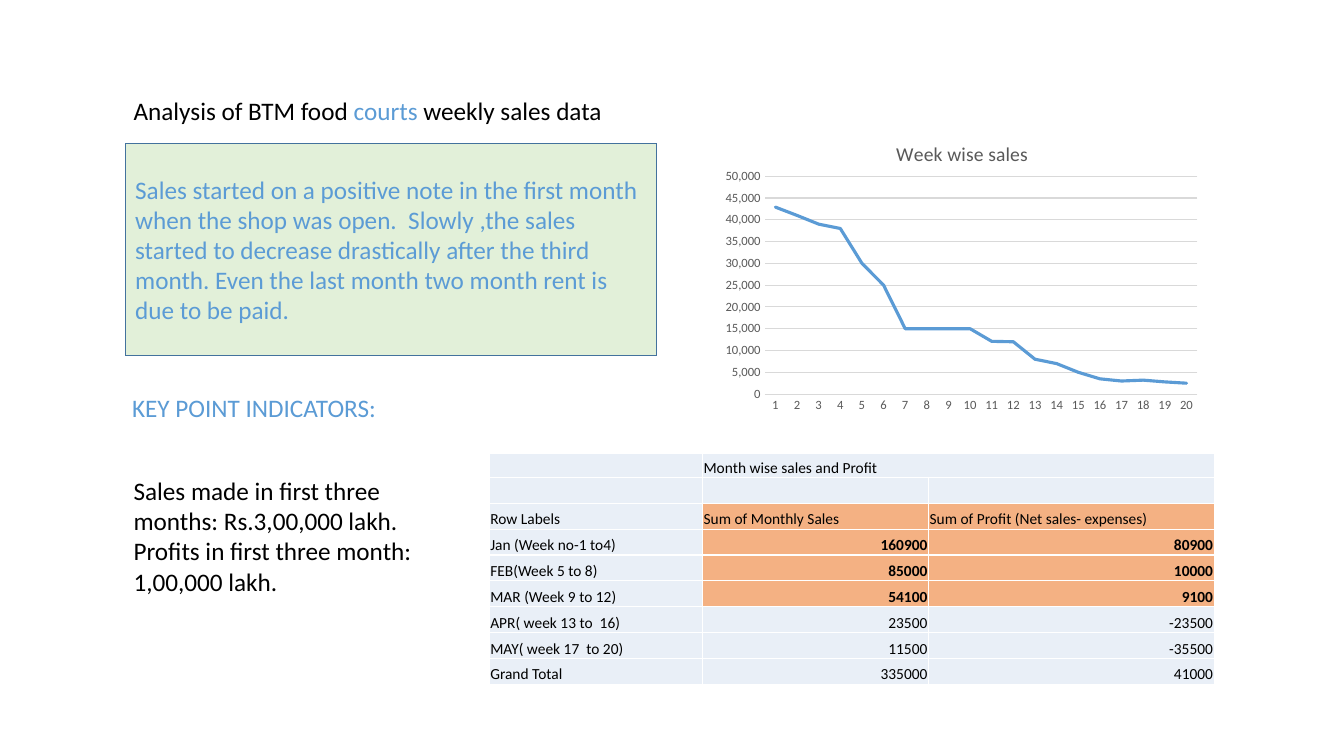
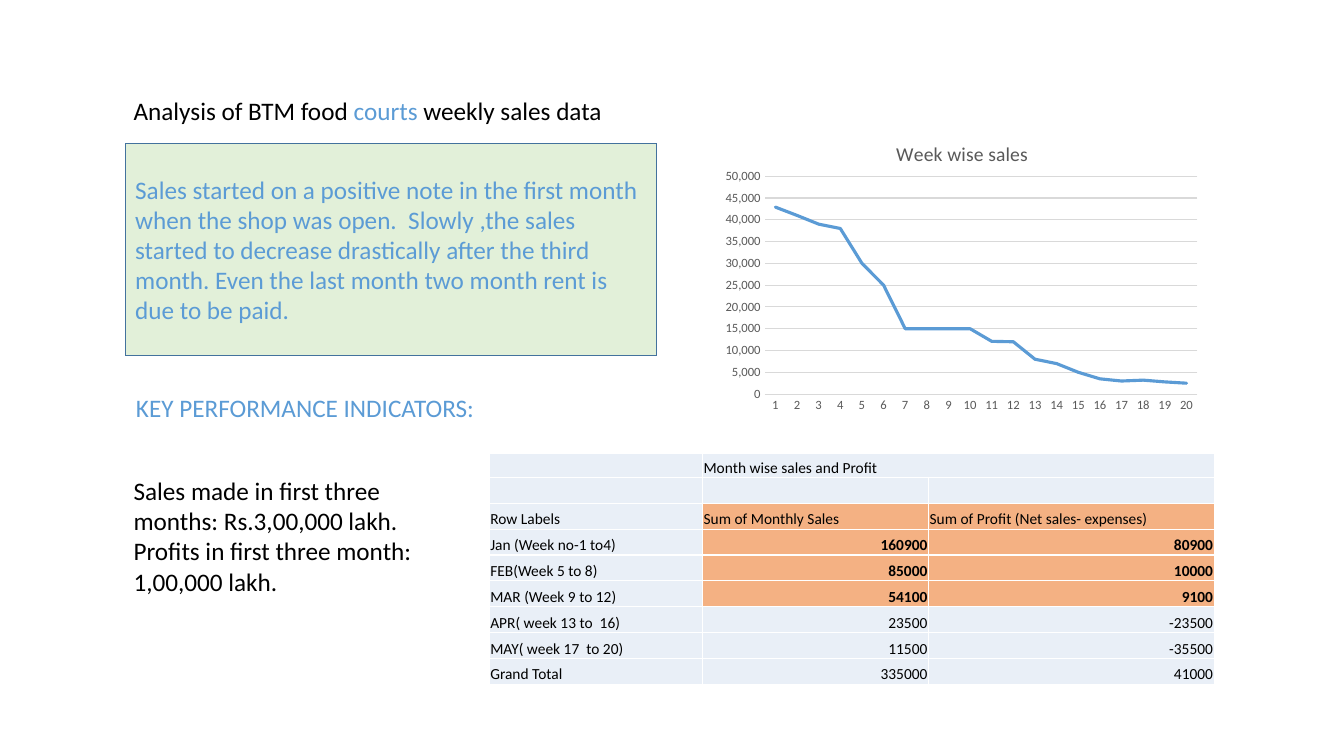
Before and after one commit to varshiniece/use_casestudy_FastfoodBiz, a slide deck: slide 3 of casestudy_btmFastfood.pptx. Drawn at 1344x756 pixels with LibreOffice and Linux fonts; fonts in the diff are those of the drawing. Boxes give left, top, right and bottom in pixels: in the first picture for what was removed or moved away, otherwise in the second. Text is boxed around its words. In the diff, an @@ line names an element or a change of style, - is before the commit and + after.

```diff
--- a/casestudy_btmFastfood.pptx
+++ b/casestudy_btmFastfood.pptx
@@ text at (x1=136, y1=400, x2=474, y2=417): text changed @@
-KEY POINT INDICATORS:
+KEY PERFORMANCE INDICATORS:
```
Also in this commit, not shown: 2 other slides changed.
